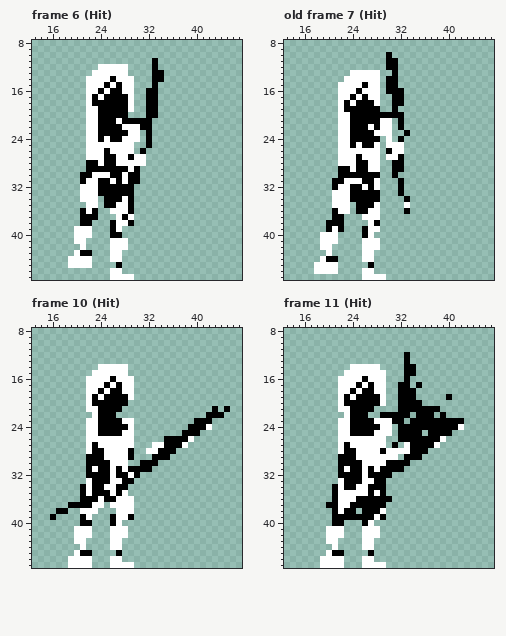
File history of a pixel-art file, src/assets/bg/heroes.aseprite. This is how it looked before the edit.
48x48 pixels, 13 frames. Shown: frame 6 (Hit): x 13..47, y 8..47; old frame 7 (Hit): x 13..47, y 8..47; frame 10 (Hit): x 13..47, y 8..47; frame 11 (Hit): x 13..47, y 8..47. The commit also changed other frames, which this record leaves out.
New version:
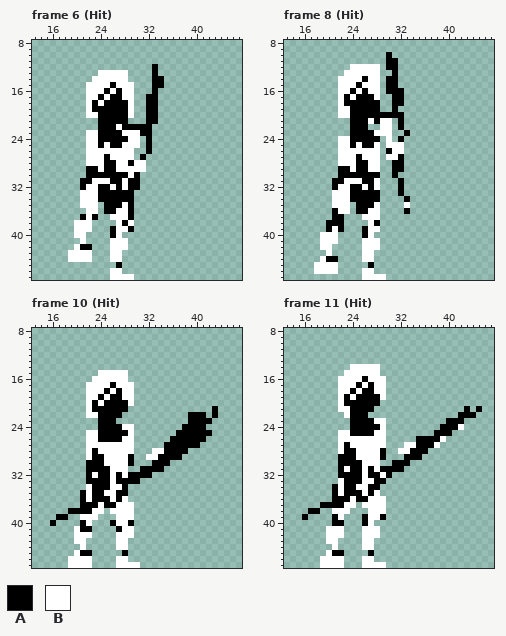
Palette (. is transparent): A #000000  B #ffffff
A new or re-ordered frame is compared with the old frame closest to it.
What changed:
frames re-ordered
Frame 6 (Hit), layer "hera":
y 11: x 33 A -> .
y 12: x 24..28 BBBBB -> .....
y 13: x 23 B -> .; x 34 A -> .
y 14: x 22 B -> .; x 26 A -> B; x 29 B -> .
y 15: x 25..27 ABA -> BAB; x 34 . -> A
y 16: x 24..26 ABA -> BAB; x 32 A -> .
y 17: x 23..25 ABA -> BAB; x 28 A -> B
y 18: x 24 A -> B
y 19: x 23 B -> A
y 20: x 29 . -> B
y 21: x 22..23 BB -> ..; x 27 B -> A; x 29..31 AAA -> ...; x 33 . -> A
y 22: x 22..23 BB -> ..; x 27..30 ABBB -> BAAA
y 23: x 28 A -> B; x 31 . -> A
y 24: x 25 B -> A; x 28 B -> A
y 25: x 24 B -> A; x 26..27 BB -> AA; x 30 . -> B
y 26: x 25 A -> B; x 31..32 A. -> .A
y 27: x 26 A -> B; x 29..31 ABB -> B.A
y 28: x 22..23 AA -> BB; x 29 B -> A
y 29: x 24 A -> B; x 27..28 AA -> BB; x 30..31 A. -> BB
y 30: x 21 A -> .; x 23..25 BBB -> AAA; x 28..29 BA -> AB
y 31: x 22 B -> A; x 24..26 AAB -> BBA
y 32: x 21 B -> A; x 26 A -> B; x 28 A -> B; x 30 . -> A
y 34: x 24 . -> A; x 28 B -> A
y 35: x 21 . -> B; x 27 B -> A
y 36: x 21 A -> .; x 23 A -> B; x 25..26 .B -> AA
y 37: x 22 A -> B; x 26 . -> B; x 28..29 AB -> BA
y 38: x 20..22 .AA -> BBB; x 26 A -> .; x 28..29 BA -> AB
y 39: x 28..29 .. -> BA
y 40: x 22 B -> .; x 27 A -> B
y 41: x 20 B -> .
y 42: x 20..22 .B. -> BAA
y 43: x 19 . -> B; x 21..22 AA -> BB
y 45: x 19..22 BBBB -> ....
Frame 8 (Hit) against old frame 7 (Hit), layer "hera":
y 12: x 24..28 ..... -> BBBBB
y 13: x 23 . -> B
y 14: x 22 . -> B; x 26 B -> A
y 15: x 25..26 BA -> AB
y 16: x 24..26 BAB -> ABA
y 17: x 23..25 BAB -> ABA; x 27 B -> A
y 18: x 24 B -> A; x 28 B -> A
y 19: x 23 A -> B
y 21: x 22..23 BB -> ..; x 27 A -> B
y 22: x 22..23 BB -> ..; x 27..28 BA -> ..
y 23: x 22..23 BB -> ..
Frame 10 (Hit), layer "hera":
y 14: x 24..28 BBBBB -> .....
y 15: x 23 B -> .
y 16: x 22 B -> .; x 26 A -> B; x 29 B -> .
y 17: x 25..27 ABA -> BAB
y 18: x 24..26 ABA -> BAB
y 19: x 23..25 ABA -> BAB; x 28 A -> B
y 20: x 24 A -> B; x 29 . -> B
y 21: x 23 B -> A; x 28 . -> A; x 45 A -> .
y 22: x 22 . -> B; x 27 . -> A; x 39..42 ...A -> AAA.; x 44 A -> .
y 23: x 22..23 BB -> ..; x 27..29 ABB -> ...; x 39 . -> A
y 24: x 22..23 BB -> ..; x 28 A -> B; x 38 . -> A; x 42 B -> .
y 25: x 28 B -> A; x 37 . -> A; x 41..42 .. -> AA
y 26: x 24..27 BBBB -> AAAA; x 35 A -> .; x 39..41 B.. -> AAA
y 27: x 23 A -> B; x 33..34 BB -> ..; x 38..40 B.. -> AAA
y 28: x 24 A -> B; x 29 A -> B; x 32 B -> .; x 34 A -> B; x 37..38 .. -> AA
y 29: x 22 A -> B; x 32..33 .A -> BB; x 36..37 .. -> AA
y 30: x 25 A -> B; x 29 . -> A; x 31..32 AA -> ..; x 34..35 .. -> AA
y 31: x 23 B -> A; x 27 A -> B; x 29..30 AA -> ..; x 33..34 .. -> AA
y 32: x 23 A -> B; x 28..29 AB -> BA; x 31..32 .. -> AA
y 33: x 22 B -> A; x 27 B -> A; x 30 . -> A
y 34: x 21 A -> .; x 25 B -> A; x 27 A -> B
y 35: x 25 A -> B; x 28 B -> A
y 36: x 22 A -> B; x 24 B -> A; x 26..27 AB -> BA; x 29 B -> .
y 37: x 19..20 AA -> ..; x 23 B -> A; x 25..26 .B -> AA
y 38: x 17..22 AA..BB -> ..AAAA; x 24 . -> B; x 26 . -> B
y 39: x 16..18 A.. -> .AA; x 21 A -> B; x 23 . -> B; x 26 A -> .; x 29 A -> B
y 40: x 16 . -> A; x 22 A -> B; x 28..29 .. -> BA
y 41: x 21..22 BB -> AA; x 26..27 BB -> .A; x 29 . -> B
y 42: x 26 B -> .; x 29 . -> B
y 43..44: x 26 B -> .; x 28 . -> B
y 45: x 27..28 A. -> .A
y 46: x 26 B -> .; x 28 . -> B
y 47: x 26 B -> .; x 30 . -> B
Frame 11 (Hit), layer "hera":
y 12..13: x 33 A -> .
y 14: x 33..34 AA -> ..
y 15: x 29 B -> .; x 33..34 AA -> ..
y 16: x 33 A -> .
y 17: x 32..33 AA -> ..; x 35 A -> .
y 18: x 32..34 AAA -> ...
y 19: x 32..34 AAA -> ...; x 40 A -> .
y 20: x 29 B -> .; x 32..35 AAAA -> ....
y 21: x 32..38 AAAAAAA -> .......; x 43 . -> A; x 45 . -> A
y 22: x 29..33 AAAAA -> .....; x 35..37 AAA -> ...; x 39 A -> .; x 42..44 ... -> AAA
y 23: x 22..23 BB -> ..; x 30..32 BAA -> ...; x 34..39 AAAAAA -> ......
y 24: x 22..23 BB -> ..; x 30 B -> .; x 32..38 AAAAAAA -> .......
y 25: x 30 B -> .; x 32..35 AAAA -> ....; x 37 A -> .
y 26: x 32..34 AAA -> ...
y 27: x 31 A -> .; x 34 A -> B
y 28: x 30..31 BB -> ..
y 29: x 29..31 BBB -> A..
y 30: x 29..30 BA -> ..
y 32: x 29 A -> B
y 34: x 29 A -> .
y 35: x 23..25 BBB -> AAA; x 29 A -> .
y 36: x 22..23 BB -> AA; x 27..30 AAAA -> BBB.
y 37: x 19 . -> A; x 22 B -> A; x 24..29 AAAAAA -> B.BBBB
y 38: x 17..18 .. -> AA; x 21 A -> B; x 23..24 AA -> B.; x 26..28 AAA -> .BB
y 39: x 16 . -> A; x 22..25 AAAA -> B...; x 27 A -> B
Changed places in both pictures, as pixel boxes (x1, y1, x2, y2):
changed: (68, 58, 164, 268)
changed: (338, 64, 380, 136)
changed: (50, 364, 230, 568)
changed: (302, 352, 482, 520)
